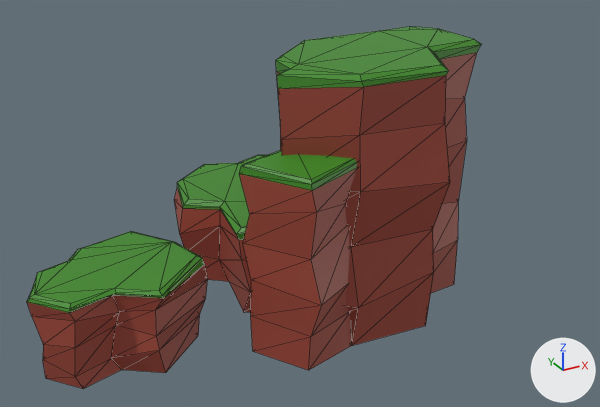
A saved change to the glTF model models/rocks3.glb.
Camera for both pictures: a 50 mm camera at (-4.47, -6.59, 4.42) aimed at (-0.78, 0.12, 1.06). Arrows for +X, +Y and +Z are at lower right; the lights stay in place. Mesh edges are drawn as thin lines. Vertices at the same position are counted once.
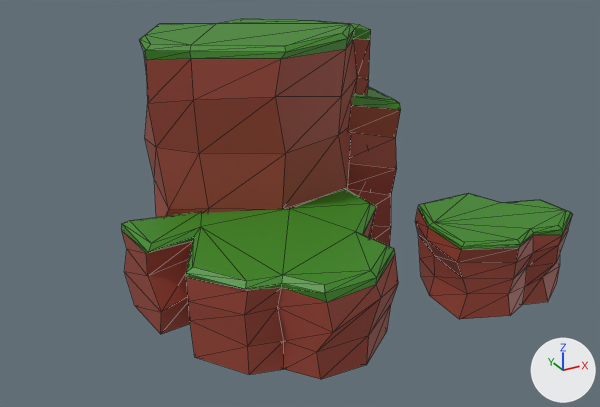
Where the change shows, as pixel boxes [x1, y1, x2, y2] in the pictures (600 x 407 px; the box of a moved part takes in the faces that stretch with it):
'Plane', reshaped: before [27, 27, 481, 389]; after [122, 19, 573, 379]
part 1 of me_plane_001, moved or reshaped: before [27, 231, 208, 389]; after [415, 193, 573, 319]
part 2 of me_plane_001, rebuilt (9% narrower): before [174, 27, 481, 370]; after [122, 19, 401, 379]

Diff of the bpy script that builds the scene:
```diff
--- a/models/rocks3.glb.py
+++ b/models/rocks3.glb.py
@@ me_plane_001 @@
 # used by ob_plane; location = (0.0, 0.0, 0.0)
-me_plane_001.from_pydata(...)  # 269 vertices, 509 faces; spans x -3.54..1.06, y -1.24..1.97, z 0.0..2.67
+me_plane_001.from_pydata(...)  # 269 vertices, 530 faces; spans x -2.42..1.85, y -1.38..1.88, z 0.0..2.67
+# me_plane_001 part 1: the loose piece of 70 vertices spanning x -3.54..-1.92, y -0.57..0.8, z 0.01..0.87 is turned 145.7 degrees about the z axis through its middle, then moved by (3.79, -0.85, 0.0)
+# me_plane_001 part 2: the loose piece of 199 vertices spanning x -1.73..1.06, y -1.24..1.97, z 0.0..2.67 is rebuilt with 199 vertices and now spans x -2.42..0.66, y -1.38..1.88, z 0.0..2.67
 me_plane_001.materials.append(mat_material_001)
```
